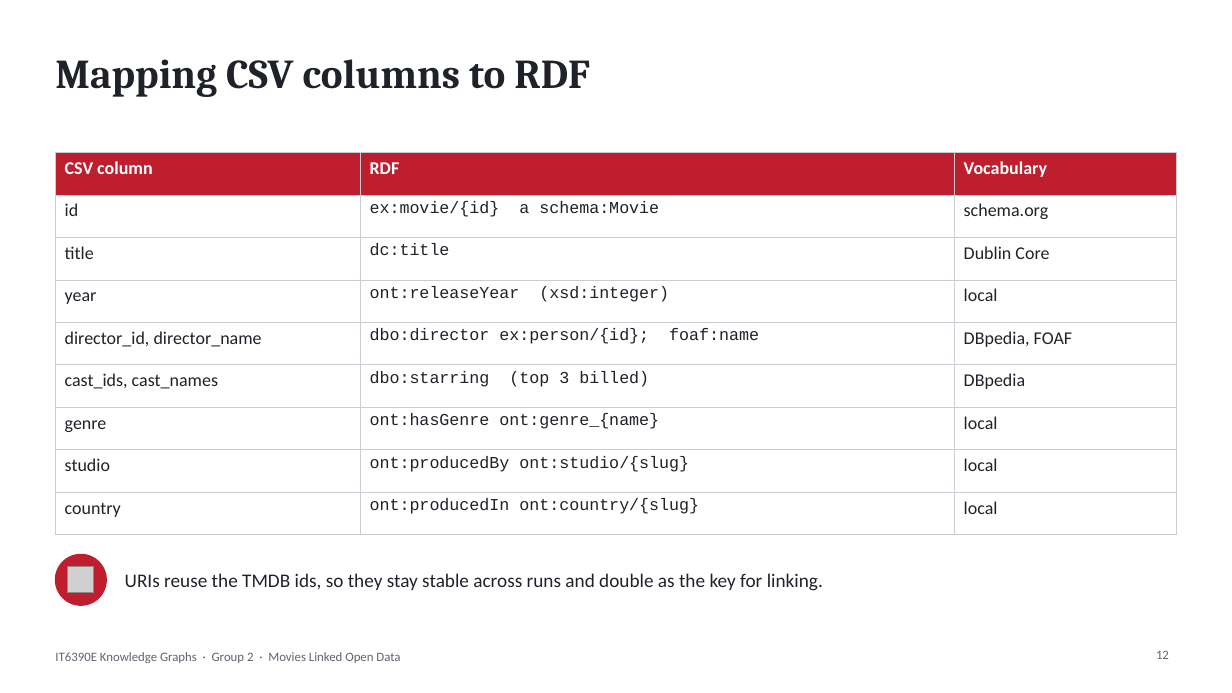
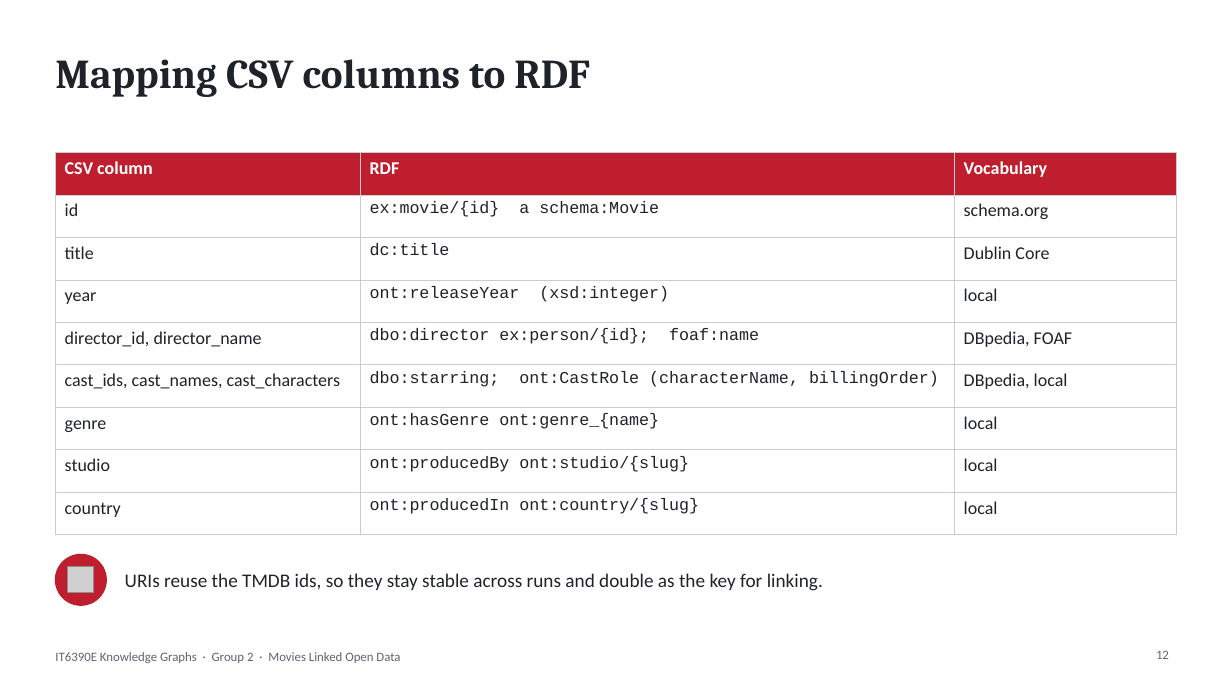
Before and after one commit to minhdo2207/it6390e-lod-capstone, a slide deck: slide 12 of slides/Group2_Capstone_Slides.pptx. Drawn at 1232x693 pixels with LibreOffice and Linux fonts; fonts in the diff are those of the drawing; grey boxes stand for pictures; background and template pictures are left out. Boxes give left, top, right and bottom in pixels: in the first picture for what was removed or moved away, otherwise in the second. Text is boxed around its words. In the diff, an @@ line names an element or a change of style, - is before the commit and + after.

```diff
--- a/slides/Group2_Capstone_Slides.pptx
+++ b/slides/Group2_Capstone_Slides.pptx
@@ table at [55, 152, 1177, 521] @@
-row 6: cast_ids, cast_names | dbo:starring (top 3 billed) | DBpedia
+row 6: cast_ids, cast_names, cast_characters | dbo:starring; ont:CastRole (characterName, billingOrder) | DBpedia, local
```
Also in this commit, not shown: 6 other slides changed, 1 other file.
